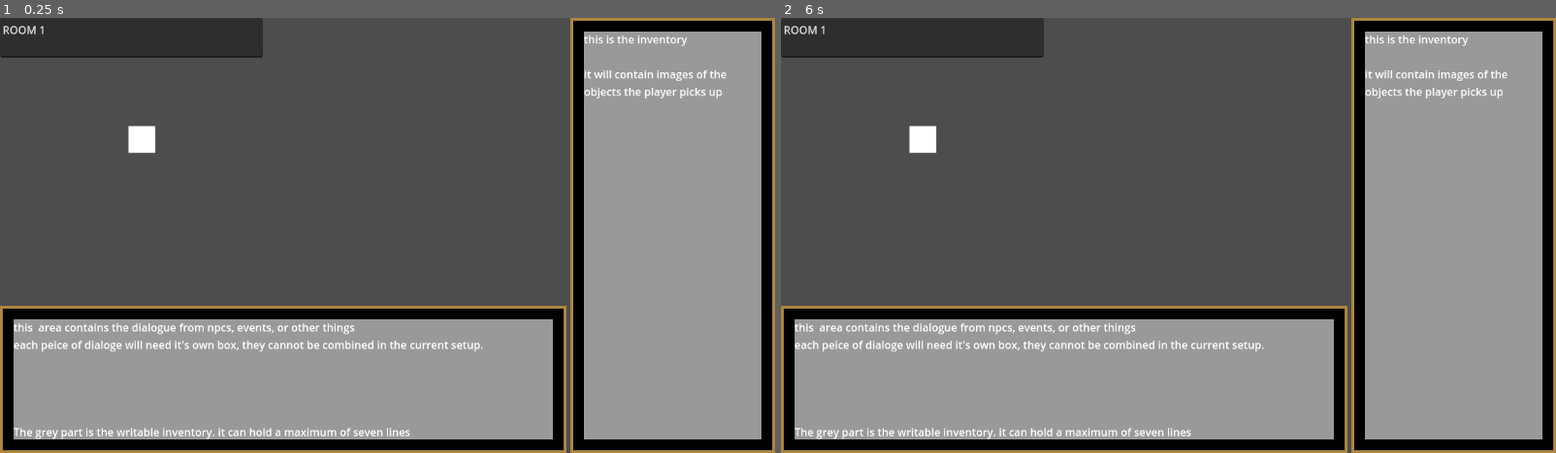
Above: before the commit, frames 1-2 (left to right).
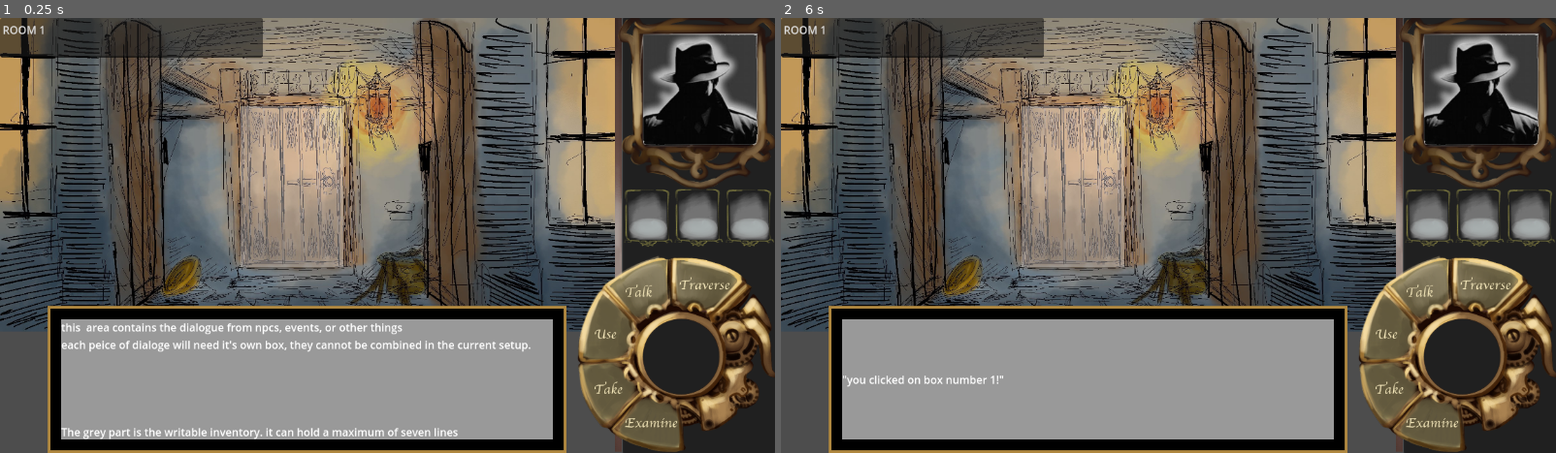
Above: after the commit, the same moments.

Repository: IsaacLandrum/SoulTel
Game: Godot game, scene res://Scenes/Room1.tscn
The game is run twice, just before and just after one commit, with the same random seed, the same clock (stepped at 60 frames per second) and the same inputs.
Inputs (mouse positions are in pixels of both pictures, inside the frame that each line leads up to):
- Up to frame 1 (0.25 s): no input
- Up to frame 2 (6 s): tap Enter at 0.5, 2, 3.5 s; move the mouse to (1339, 213) at 0.52 s; press the mouse at (1339, 213) at 0.53 s; tap Space at 1.25, 2.75, 4.25 s; move the mouse to (1013, 257) at 1.27 s; release the mouse at (1013, 257) at 1.28 s; click (1013, 257) at 1.35 s; move the mouse to (1246, 139) at 2.02 s; press the mouse at (1246, 139) at 2.03 s; move the mouse to (1129, 322) at 2.77 s; release the mouse at (1129, 322) at 2.78 s; click (1129, 322) at 2.85 s; move the mouse to (1401, 300) at 3.52 s; press the mouse at (1401, 300) at 3.53 s; move the mouse to (936, 170) at 4.27 s; release the mouse at (936, 170) at 4.28 s; click (936, 170) at 4.35 s; move the mouse to (1207, 235) at 5.02 s; press the mouse at (1207, 235) at 5.03 s; move the mouse to (1052, 126) at 5.77 s; release the mouse at (1052, 126) at 5.78 s; click (1052, 126) at 5.85 s

The runs differ from the first frame. In frame 1, 64% of the frame differs, in the area x 0-100%, y 0-100%; in frame 2, 64%.

Commit message:
finished adding inventory assents and room 1 background

Diff:
--- a/Scenes/Room1.tscn
+++ b/Scenes/Room1.tscn
@@ -1,9 +1,24 @@
-[gd_scene load_steps=3 format=3 uid="uid://cx5uef2gxhuli"]
+[gd_scene load_steps=4 format=3 uid="uid://cx5uef2gxhuli"]
 
+[ext_resource type="Texture2D" uid="uid://dfkqc67q5k2tw" path="res://Assets/room 1/room entrance.jpg" id="1_fnuci"]
 [ext_resource type="PackedScene" uid="uid://cdywgqgu0ed41" path="res://Scenes/interactable.tscn" id="1_h5xoy"]
 [ext_resource type="PackedScene" uid="uid://iyb0x4jsmjmq" path="res://Scenes/early_ui.tscn" id="2_gj1gp"]
 
 [node name="Node2D" type="Node2D"]
+
+[node name="background" type="Control" parent="."]
+layout_mode = 3
+anchors_preset = 0
+offset_right = 1152.0
+offset_bottom = 648.0
+
+[node name="TextureRect" type="TextureRect" parent="background"]
+clip_contents = true
+layout_mode = 0
+offset_right = 914.0
+offset_bottom = 467.0
+texture = ExtResource("1_fnuci")
+expand_mode = 1
 
 [node name="TextEdit" type="TextEdit" parent="."]
 offset_right = 391.0
@@ -11,7 +26,17 @@
 text = "ROOM 1"
 
 [node name="Interactable" parent="." instance=ExtResource("1_h5xoy")]
-position = Vector2(191, 161)
+position = Vector2(354, 131)
+scale = Vector2(4, 6)
 CharacterID = "02"
 
+[node name="ColorRect" parent="Interactable" index="0"]
+offset_left = 1.0
+offset_right = 39.0
+color = Color(1, 1, 1, 0.32549)
+
 [node name="Early_UI" parent="." instance=ExtResource("2_gj1gp")]
+position = Vector2(0, -1)
+
+[editable path="Interactable"]
+[editable path="Early_UI"]
--- a/Scenes/early_ui.tscn
+++ b/Scenes/early_ui.tscn
@@ -1,6 +1,13 @@
-[gd_scene load_steps=6 format=3 uid="uid://iyb0x4jsmjmq"]
+[gd_scene load_steps=11 format=3 uid="uid://iyb0x4jsmjmq"]
 
 [ext_resource type="Script" path="res://Scripts/TextBox.gd" id="1_16yjp"]
+[ext_resource type="Texture2D" uid="uid://qg6cuvfkf4aj" path="res://Assets/UI/sidepanleborder.png" id="2_8p7yv"]
+[ext_resource type="Texture2D" uid="uid://ciqhktfwvkmo6" path="res://Assets/UI/sidepanel.png" id="2_x1jid"]
+[ext_resource type="Texture2D" uid="uid://b4c3vlr0l4nbp" path="res://Assets/UI/watch.png" id="3_adbjm"]
+[ext_resource type="Texture2D" uid="uid://bnthdd172ijpy" path="res://Assets/UI/items box.png" id="4_4yrhr"]
+[ext_resource type="Texture2D" uid="uid://d25bbhiv67s7p" path="res://Assets/UI/pfp temp.jpg" id="5_yo2sw"]
+[ext_resource type="Texture2D" uid="uid://c8hve0be40eae" path="res://Assets/sculpting/UI_design.png" id="5_yp6hw"]
+[ext_resource type="Texture2D" uid="uid://brol56sug3oa5" path="res://Assets/UI/portrait.png" id="6_mq00r"]
 
 [sub_resource type="StyleBoxFlat" id="StyleBoxFlat_jyoj1"]
 bg_color = Color(0, 0, 0, 1)
@@ -12,16 +19,6 @@
 
 [sub_resource type="StyleBoxFlat" id="StyleBoxFlat_v6xsf"]
 
-[sub_resource type="StyleBoxFlat" id="StyleBoxFlat_cbjne"]
-bg_color = Color(0, 0, 0, 1)
-border_width_left = 4
-border_width_top = 4
-border_width_right = 4
-border_width_bottom = 4
-border_color = Color(0.686275, 0.529412, 0.247059, 1)
-
-[sub_resource type="StyleBoxFlat" id="StyleBoxFlat_a2bhn"]
-
 [node name="Early_UI" type="Node2D"]
 
 [node name="TextBox" type="CanvasLayer" parent="."]
@@ -32,7 +29,8 @@
 anchor_top = 1.0
 anchor_right = 1.0
 anchor_bottom = 1.0
-offset_top = -179.0
+offset_left = 71.0
+offset_top = -219.0
 offset_right = -310.0
 grow_horizontal = 2
 grow_vertical = 0
@@ -67,36 +65,109 @@
 
 [node name="Inventory" type="CanvasLayer" parent="."]
 
+[node name="border container" type="MarginContainer" parent="Inventory"]
+offset_left = 914.0
+offset_top = -4.0
+offset_right = 921.0
+offset_bottom = 442.0
+scale = Vector2(1.40334, 1.45797)
+
+[node name="TextureRect" type="TextureRect" parent="Inventory/border container"]
+clip_contents = true
+layout_mode = 2
+texture = ExtResource("2_8p7yv")
+expand_mode = 1
+stretch_mode = 3
+
 [node name="MarginContainer" type="MarginContainer" parent="Inventory"]
+visibility_layer = 2
 anchors_preset = 11
 anchor_left = 1.0
 anchor_right = 1.0
 anchor_bottom = 1.0
-offset_left = -304.0
+offset_left = -226.0
 grow_horizontal = 0
 grow_vertical = 2
 
+[node name="SidePanel" type="TextureRect" parent="Inventory/MarginContainer"]
+layout_mode = 2
+texture = ExtResource("2_x1jid")
+expand_mode = 1
+
 [node name="Panel" type="Panel" parent="Inventory/MarginContainer"]
 layout_mode = 2
-theme_override_styles/panel = SubResource("StyleBoxFlat_cbjne")
 
-[node name="MarginContainer" type="MarginContainer" parent="Inventory/MarginContainer"]
+[node name="Watch Container" type="MarginContainer" parent="Inventory"]
+offset_left = 882.0
+offset_top = 393.0
+offset_right = 1170.0
+offset_bottom = 641.0
+scale = Vector2(0.971543, 0.95057)
+
+[node name="Sprite2D" type="Sprite2D" parent="Inventory/Watch Container"]
+position = Vector2(134.837, 112.564)
+scale = Vector2(0.624431, 0.6307)
+texture = ExtResource("3_adbjm")
+
+[node name="InventoryContainer" type="MarginContainer" parent="Inventory"]
+offset_left = 922.0
+offset_top = 246.0
+offset_right = 1004.0
+offset_bottom = 339.0
+scale = Vector2(1.10112, 1.04429)
+pivot_offset = Vector2(47, 51)
+
+[node name="ItemBox" type="TextureRect" parent="Inventory/InventoryContainer"]
 layout_mode = 2
-theme_override_constants/margin_left = 20
-theme_override_constants/margin_top = 20
-theme_override_constants/margin_right = 20
-theme_override_constants/margin_bottom = 20
+texture = ExtResource("4_4yrhr")
+expand_mode = 1
 
-[node name="Panel" type="Panel" parent="Inventory/MarginContainer/MarginContainer"]
-visibility_layer = 2
+[node name="InventoryContainer2" type="MarginContainer" parent="Inventory"]
+offset_left = 997.0
+offset_top = 246.0
+offset_right = 1079.0
+offset_bottom = 339.0
+scale = Vector2(1.10112, 1.05249)
+pivot_offset = Vector2(47, 51)
+
+[node name="ItemBox" type="TextureRect" parent="Inventory/InventoryContainer2"]
 layout_mode = 2
-theme_override_styles/panel = SubResource("StyleBoxFlat_a2bhn")
+texture = ExtResource("4_4yrhr")
+expand_mode = 1
 
-[node name="Label" type="Label" parent="Inventory/MarginContainer/MarginContainer"]
-custom_minimum_size = Vector2(1, 1)
+[node name="InventoryContainer3" type="MarginContainer" parent="Inventory"]
+offset_left = 1073.0
+offset_top = 246.0
+offset_right = 1155.0
+offset_bottom = 339.0
+scale = Vector2(1.10112, 1.04429)
+pivot_offset = Vector2(47, 51)
+
+[node name="ItemBox" type="TextureRect" parent="Inventory/InventoryContainer3"]
 layout_mode = 2
-size_flags_vertical = 0
-text = "this is the inventory
+texture = ExtResource("4_4yrhr")
+expand_mode = 1
 
-it will contain images of the objects the player picks up"
-autowrap_mode = 2
+[node name="portrait container" type="MarginContainer" parent="Inventory"]
+offset_left = 919.0
+offset_top = -30.0
+offset_right = 1151.0
+offset_bottom = 256.0
+scale = Vector2(1.02, 0.998891)
+
+[node name="Sprite2D" type="Sprite2D" parent="Inventory/portrait container"]
+position = Vector2(120.588, 137.152)
+scale = Vector2(0.42647, 0.420466)
+texture = ExtResource("5_yo2sw")
+
+[node name="TextureRect" type="TextureRect" parent="Inventory/portrait container"]
+layout_mode = 2
+texture = ExtResource("6_mq00r")
+expand_mode = 1
+
+[node name="ReferenceBackground" type="TextureRect" parent="."]
+visible = false
+offset_right = 1152.0
+offset_bottom = 648.0
+texture = ExtResource("5_yp6hw")
+expand_mode = 1
--- a/Scenes/interactable.tscn
+++ b/Scenes/interactable.tscn
@@ -3,7 +3,7 @@
 [ext_resource type="Script" path="res://Scripts/interactable.gd" id="1_n6j3e"]
 
 [sub_resource type="RectangleShape2D" id="RectangleShape2D_ymdte"]
-size = Vector2(40, 40)
+size = Vector2(60.983, 66.9012)
 
 [node name="Interactable" type="Node2D"]
 script = ExtResource("1_n6j3e")
Binary file added: Assets/UI/backgradient.png
Not shown, added: Assets/UI/backgradient.png.import
Binary file added: Assets/UI/detailleft.png
Not shown, added: Assets/UI/detailleft.png.import
Binary file added: Assets/UI/detailright.png
Not shown, added: Assets/UI/detailright.png.import
Binary file added: Assets/UI/items box.png
Not shown, added: Assets/UI/items box.png.import
Binary file added: Assets/UI/pfp temp.jpg
Not shown, added: Assets/UI/pfp temp.jpg.import
Binary file added: Assets/UI/portrait.png
Not shown, added: Assets/UI/portrait.png.import
(and 14 more such lines)
